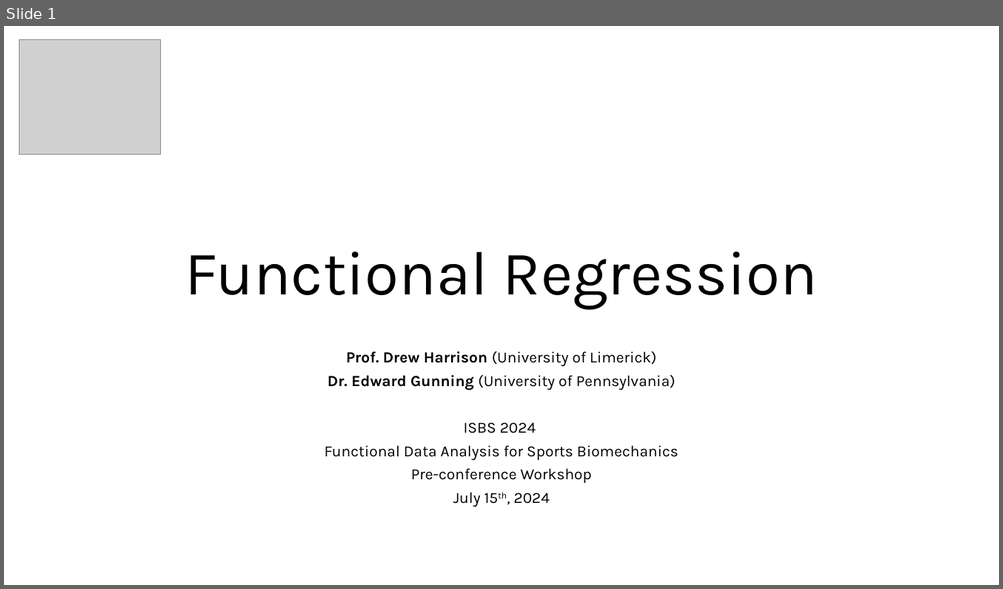
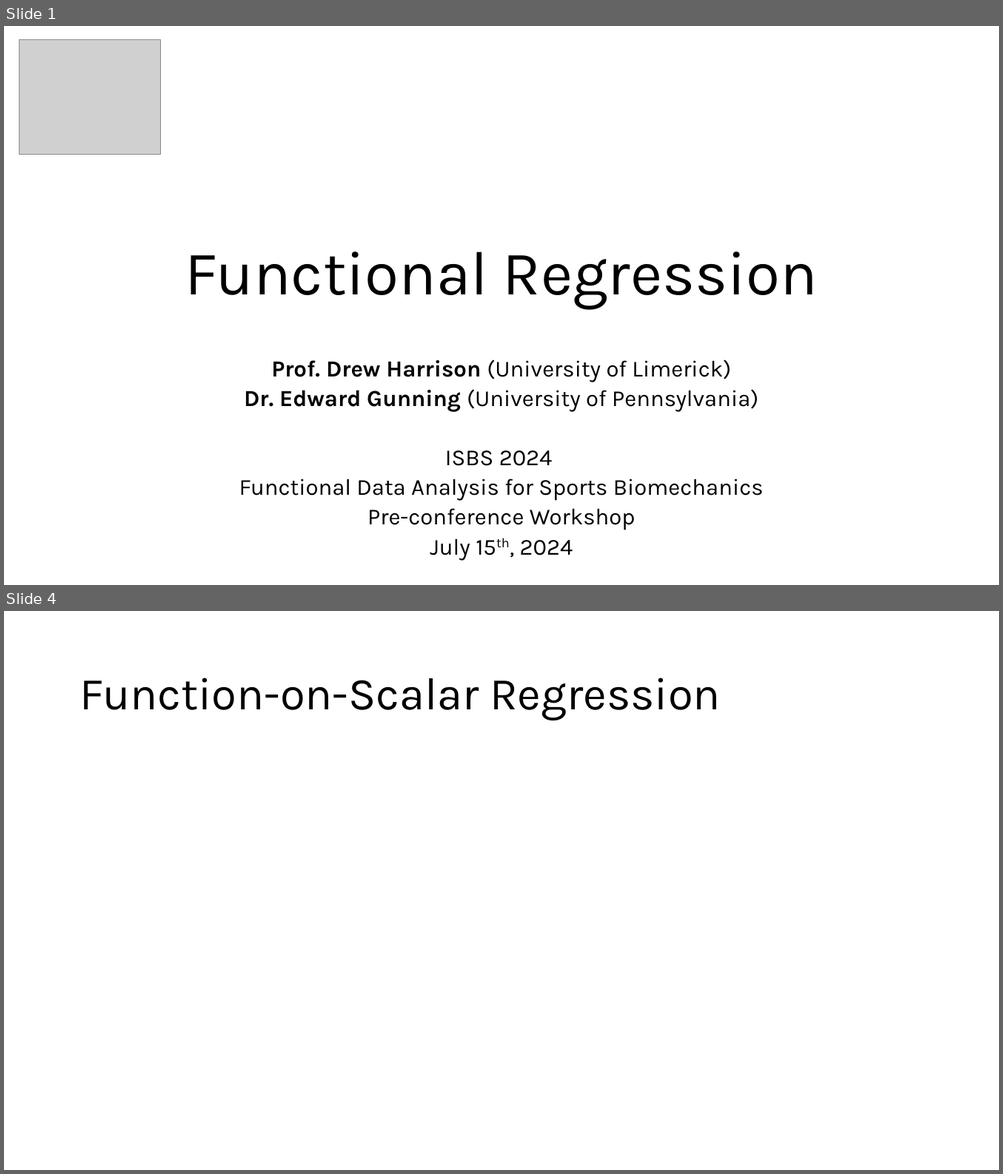
Before and after one commit to edwardgunning/ISBS-Short-Course, a slide deck: slides/05-fregression.pptx. Shown one above the other, each under a label of ours: slide 1 before the commit, slides 1 and 4 after it; the slides between them are not shown. The pictures are 1003x589 and 1003x1174 pixels, drawn with LibreOffice and Linux fonts; fonts in the diff are those of the drawing; grey boxes stand for pictures; background and template pictures are left out. Boxes give left, top, right and bottom in pixels: in the first picture for what was removed or moved away, otherwise in the second. Text is boxed around its words. In the diff, an @@ line names an element or a change of style, - is before the commit and + after.

```diff
--- a/slides/05-fregression.pptx
+++ b/slides/05-fregression.pptx
@@ slide 4 added at (x1=4, y1=611, x2=999, y2=1170), background #FFFFFF @@
@@ title added at (x1=79, y1=678, x2=720, y2=721), 44 pt, text #000000 @@
+Function-on-Scalar Regression
@@ slide 1 changed as well @@
@@ subtitle "Prof. Drew Harrison (University of ..." at (x1=239, y1=360, x2=763, y2=560): size 15 to 22.2 pt @@
```
Also in this commit, not shown: 4 other slides added.
